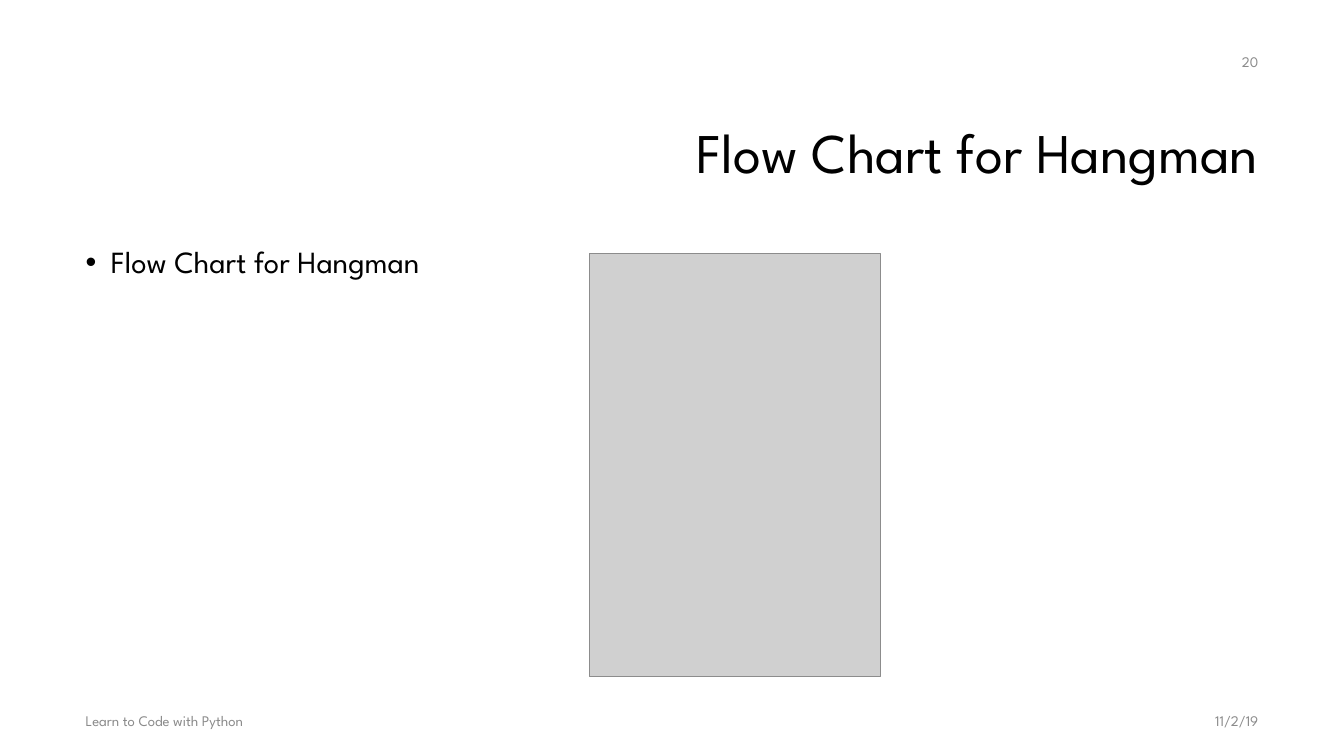
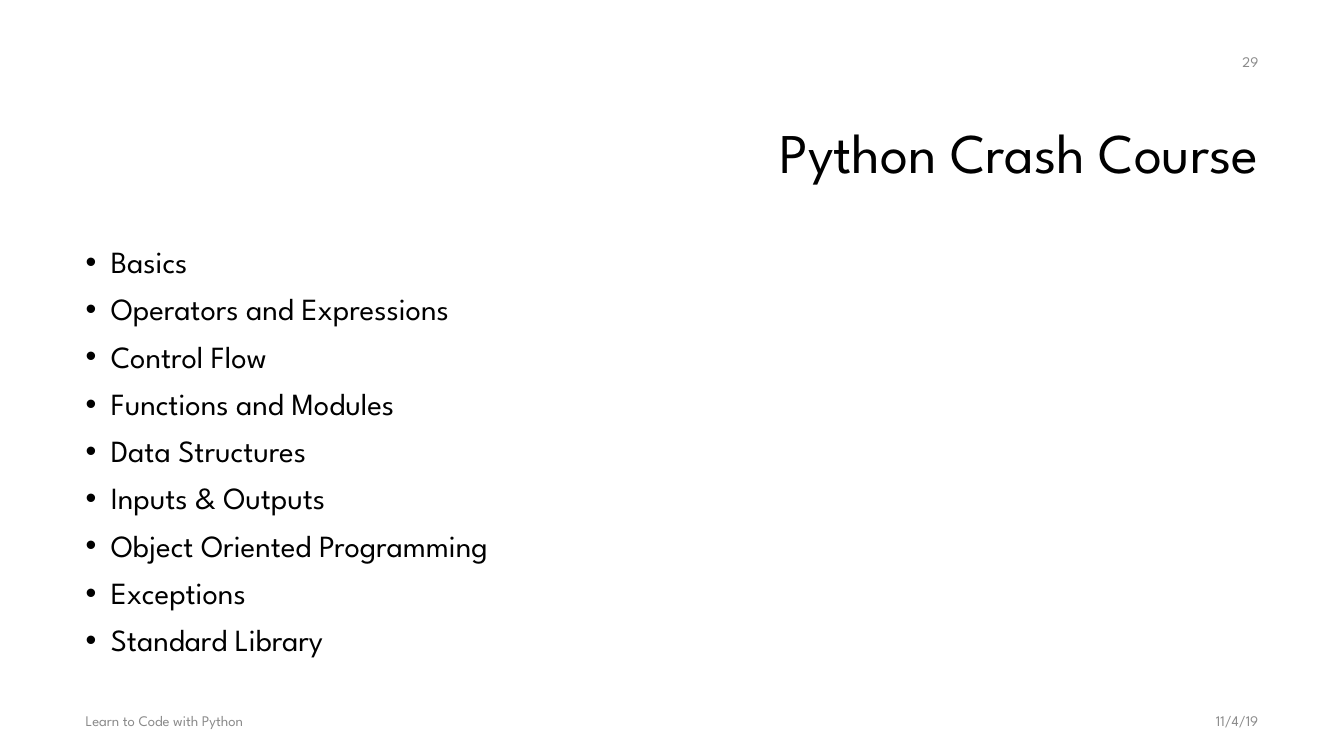
Before and after one commit to chiachang100/LearnToCodeWithPython, a slide deck: slide 29 of docs/LearnToCodeWithPython.pptx (slide 20 before the commit). Drawn at 1344x756 pixels with LibreOffice and Linux fonts; fonts in the diff are those of the drawing; grey boxes stand for pictures; background and template pictures are left out. Boxes give left, top, right and bottom in pixels: in the first picture for what was removed or moved away, otherwise in the second. Text is boxed around its words. In the diff, an @@ line names an element or a change of style, - is before the commit and + after.

```diff
--- a/docs/LearnToCodeWithPython.pptx
+++ b/docs/LearnToCodeWithPython.pptx
@@ page number at (x1=1242, y1=57, x2=1258, y2=67): text changed @@
-20
+29
@@ title at (x1=779, y1=134, x2=1258, y2=185): text changed @@
-Flow Chart for Hangman
+Python Crash Course
@@ text "Basics" at (x1=111, y1=252, x2=488, y2=658): columns 1 to 2 @@
@@ text at (x1=111, y1=252, x2=488, y2=658): text changed @@
-• Flow Chart for Hangman
+• Basics
+• Operators and Expressions
+• Control Flow
+• Functions and Modules
+• Data Structures
+• Inputs & Outputs
+• Object Oriented Programming
+• Exceptions
+• Standard Library
@@ picture removed at (x1=590, y1=254, x2=881, y2=678) @@
@@ text at (x1=1216, y1=716, x2=1258, y2=727): text changed @@
-11/2/19
+11/4/19
```
Also in this commit, not shown: 143 other slides changed, 1 other file.
